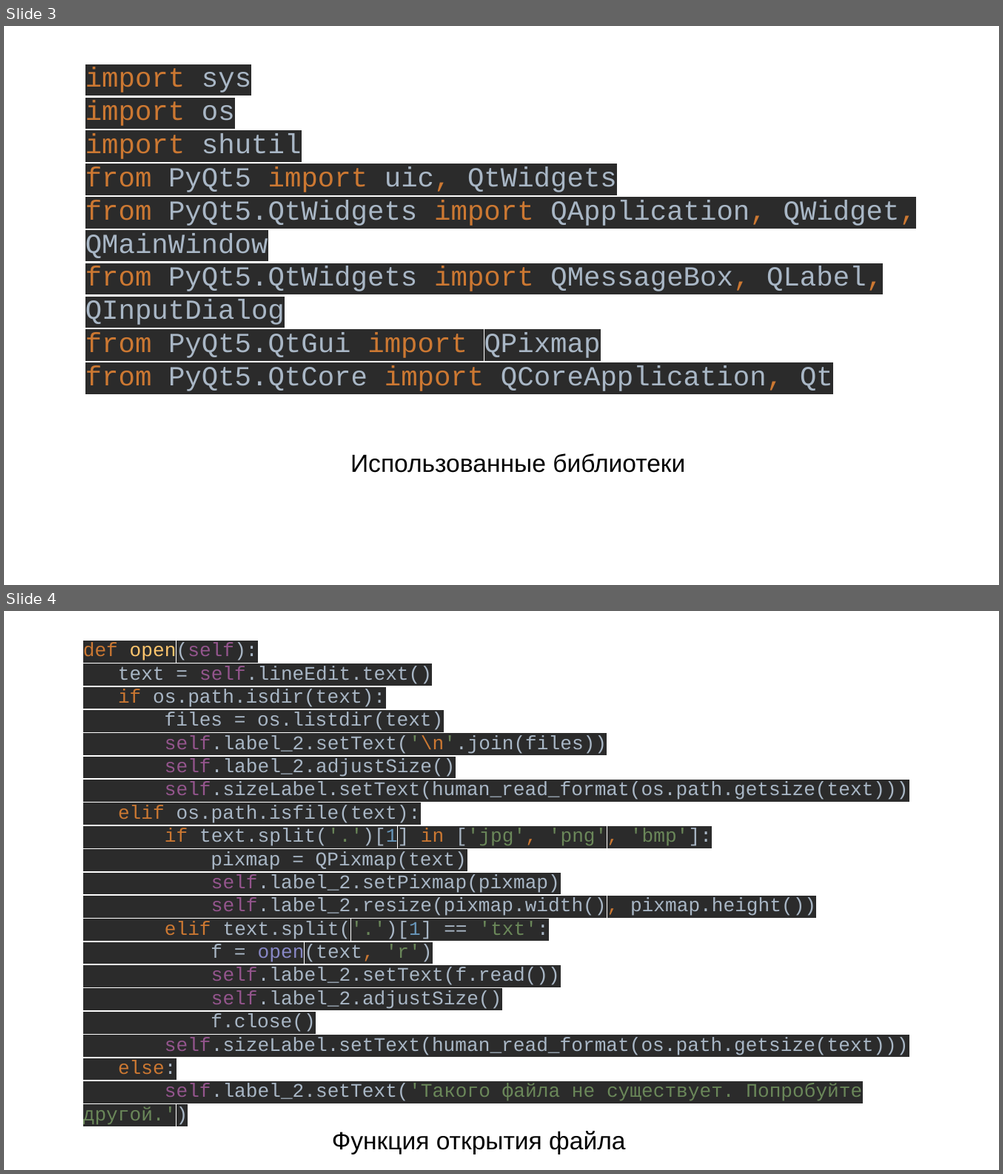
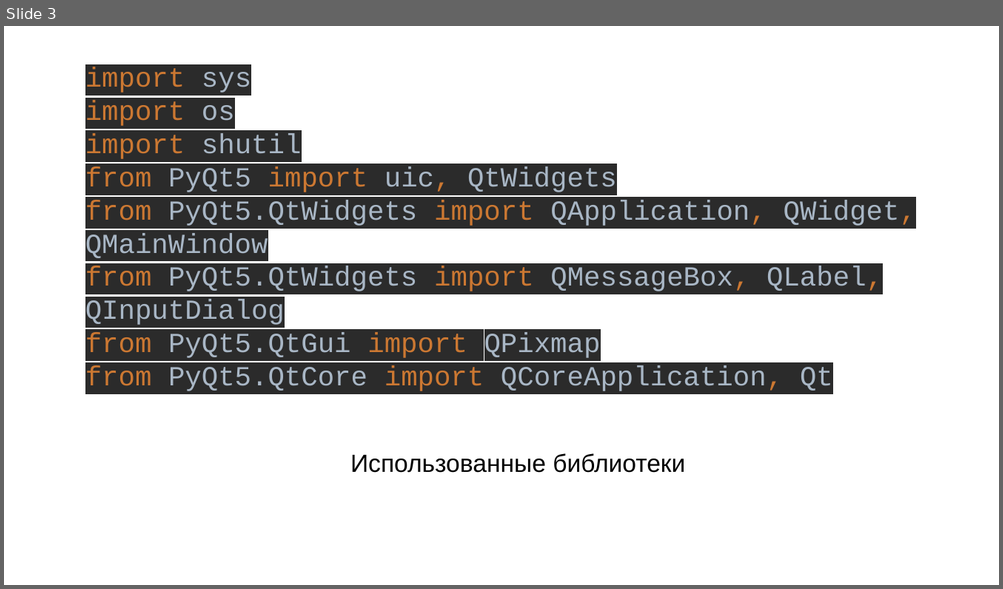
Before and after one commit to lllRusLiklll/FileManeger, a slide deck: Презентация.pptx. Shown one above the other, each under a label of ours: slides 3 and 4 before the commit, slide 3 after it. The pictures are 1003x1174 and 1003x589 pixels, drawn with LibreOffice and Linux fonts; fonts in the diff are those of the drawing. Boxes give left, top, right and bottom in pixels: in the first picture for what was removed or moved away, otherwise in the second. Text is boxed around its words. In the diff, an @@ line names an element or a change of style, - is before the commit and + after.

```diff
--- a/Презентация.pptx
+++ b/Презентация.pptx
@@ slide 4 removed at (x1=4, y1=611, x2=999, y2=1170), background #FFFFFF @@
@@ text removed at (x1=83, y1=643, x2=908, y2=1154) @@
-def open(self):
-text = self.lineEdit.text()
-if os.path.isdir(text):
-files = os.listdir(text)
-self.label_2.setText('\n'.join(files))
-self.label_2.adjustSize()
-self.sizeLabel.setText(human_read_format(os.path.getsize(text)))
-elif os.path.isfile(text):
-if text.split('.')[1] in ['jpg', 'png', 'bmp']:
-pixmap = QPixmap(text)
-self.label_2.setPixmap(pixmap)
-self.label_2.resize(pixmap.width(), pixmap.height())
-elif text.split('.')[1] == 'txt':
-f = open(text, 'r')
-self.label_2.setText(f.read())
-self.label_2.adjustSize()
-f.close()
-self.sizeLabel.setText(human_read_format(os.path.getsize(text)))
-else:
-self.label_2.setText('Такого файла не существует. Попробуйте другой.')
-Функция открытия файла
```
Also in this commit, not shown: 5 slides added, 4 other slides removed, 3 other files.
